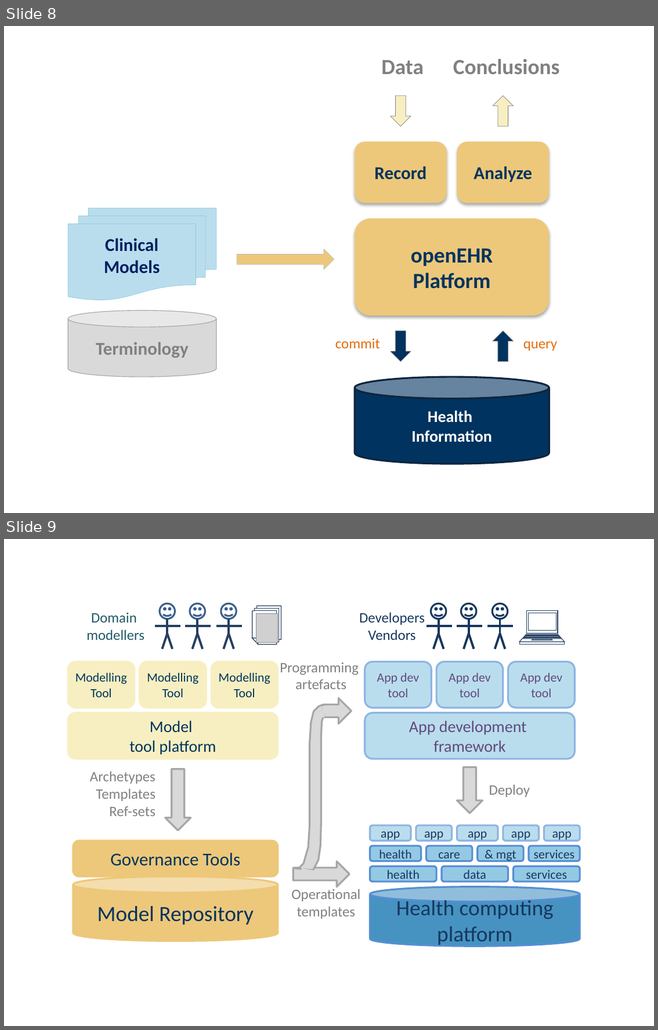
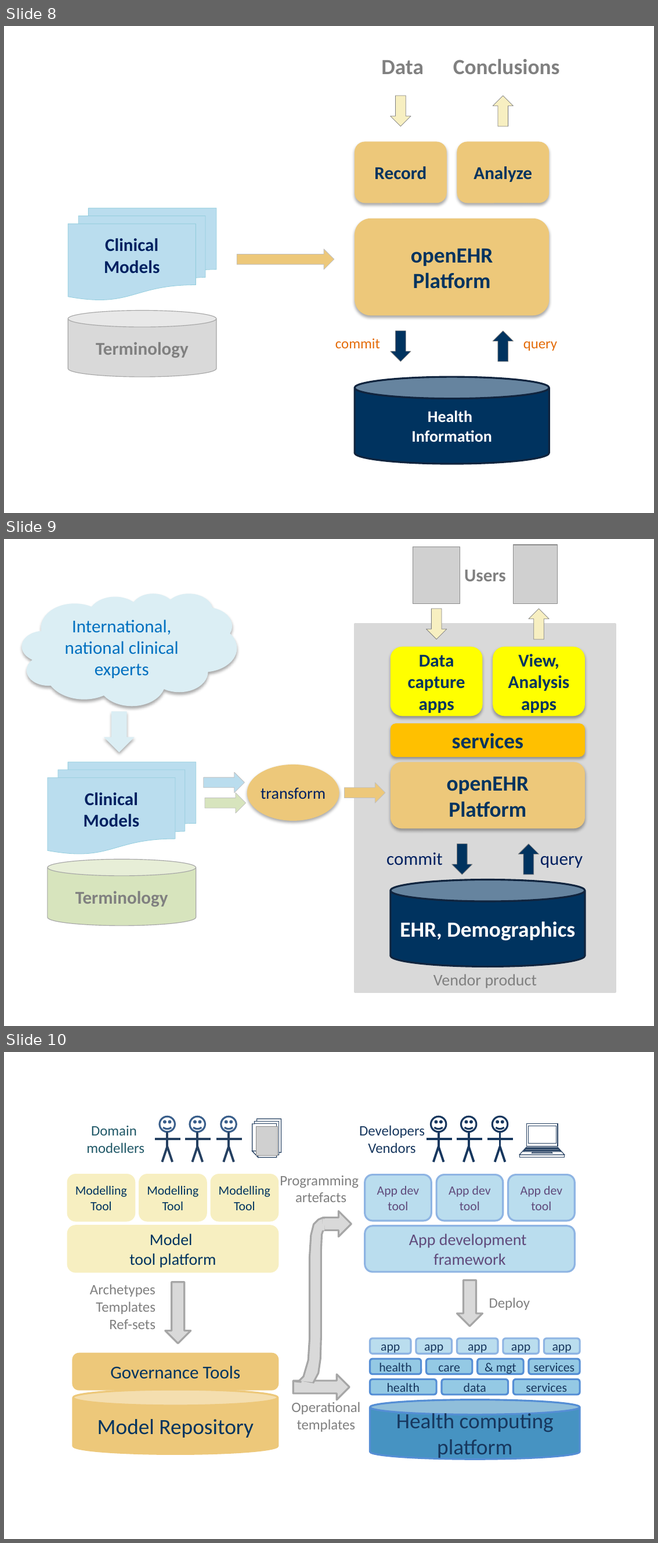
Before and after one commit to openEHR/openehr-website-php, a slide deck: files/openEHR_diagrams_sources.pptx. Shown one above the other, each under a label of ours: slides 8 and 9 before the commit, slides 8, 9 and 10 after it. The pictures are 658x1030 and 658x1543 pixels, drawn with LibreOffice and Linux fonts; fonts in the diff are those of the drawing; grey boxes stand for pictures. Boxes give left, top, right and bottom in pixels: in the first picture for what was removed or moved away, otherwise in the second. Text is boxed around its words. In the diff, an @@ line names an element or a change of style, - is before the commit and + after.

```diff
--- a/files/openEHR_diagrams_sources.pptx
+++ b/files/openEHR_diagrams_sources.pptx
@@ slide 9 added at [4, 539, 654, 1026], background #FFFFFF @@
@@ picture added at [412, 547, 460, 603] @@
@@ picture added at [513, 545, 557, 603] @@
@@ text added at [464, 570, 506, 581], 20 pt, text #808080, bold @@
+Users
@@ cloud added at [22, 594, 237, 706], fill #DBEEF4, 20 pt, text #0070C0 @@
+International, national clinical experts
@@ rectangle added at [354, 624, 615, 993], fill #D9D9D9, outline #D9D9D9 2 pt, 18 pt, text #808080 @@
+Vendor product
@@ right arrow added at [426, 609, 447, 639], fill #F7EFC1, outline #808080 0.5 pt @@
@@ right arrow added at [528, 609, 549, 639], fill #F7EFC1, outline #808080 0.5 pt @@
@@ rounded rectangle added at [390, 647, 482, 716], fill #FFFF00, 20 pt, text #00335F, bold @@
+Data capture apps
@@ rounded rectangle added at [492, 647, 585, 716], fill #FFFF00, 20 pt, text #00335F, bold @@
+View, Analysis apps
@@ down arrow added at [104, 712, 134, 752], fill #DBEEF4 @@
@@ rounded rectangle added at [390, 723, 584, 757], fill #FFC000, 24 pt, text #00335F, bold @@
+services
@@ flow chart multidocument added at [48, 762, 195, 855], fill #BADDEE, outline #93CDDD 0.5 pt, 20 pt, text #002060, bold @@
+Clinical
+Models
@@ ellipse added at [247, 765, 339, 821], fill #EDC87A, 18 pt, text #002060 @@
+transform
@@ rounded rectangle added at [390, 762, 584, 829], fill #EDC87A, 24 pt, text #00335F, bold @@
+openEHR
+Platform
@@ right arrow added at [204, 772, 244, 792], fill #BADDEE, outline #BFBFBF 0.5 pt @@
@@ right arrow added at [205, 793, 246, 813], fill #D7E4BD, outline #BFBFBF 0.5 pt @@
@@ right arrow added at [344, 783, 385, 803], fill #EDC87A, outline #BFBFBF 0.5 pt @@
@@ right arrow added at [452, 843, 471, 874], fill #00335F, outline #808080 0.5 pt @@
@@ right arrow added at [518, 843, 538, 874], fill #00335F, outline #808080 0.5 pt @@
@@ cylinder added at [48, 859, 195, 925], fill #D7E4BD, outline #A6A6A6 0.75 pt, 20 pt, text #808080, bold @@
+Terminology
@@ text added at [386, 852, 442, 866], 20 pt, text #002060 @@
+commit
@@ text added at [540, 856, 582, 868], 20 pt, text #002060 @@
+query
@@ cylinder added at [390, 880, 584, 967], fill #00335F, outline #0F243E 2 pt, 24 pt, text #FFFFFF, bold @@
+EHR, Demographics
@@ what was slide 9 is now slide 10 @@
```
Also in this commit, not shown: 1 slide changed, 3 other files.
